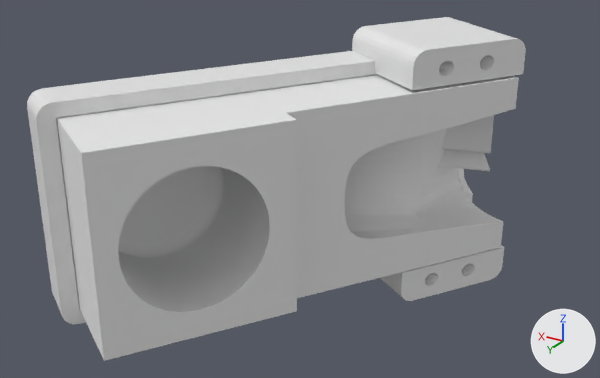
A saved change to the Blender file BlenderFiles/RightHand/BrunelRightThumb.blend.
Both versions are drawn from a 50 mm lens placed at (-41.4, 189.1, 65.6), pointed at (38.5, 55.8, -1.0). Arrows for +X, +Y and +Z are at lower right; the lights stay in place.

The older version as bpy lines, for what is in view:
```python
ob_mould = bpy.data.objects.new('MOULD', me_plane_015)
ob_mould.location = (47.5, 59.7, 1.0)
ob_mould.rotation_euler = (1.571, 0.0, 0.994)  # degrees (90, 0, 57)
ob_mould_base = bpy.data.objects.new('MOULD Base', me_plane_012)
ob_mould_base.location = (50.5, 58.4, 1.0)
ob_mould_base.rotation_euler = (1.571, 0.0, 0.994)  # degrees (90, 0, 57)
ob_plane_005 = bpy.data.objects.new('Plane.005', me_plane_011)
ob_plane_005.location = (15.6, 43.7, 1.0)
ob_plane_005.rotation_euler = (1.571, 0.0, 0.994)  # degrees (90, 0, 57)
```
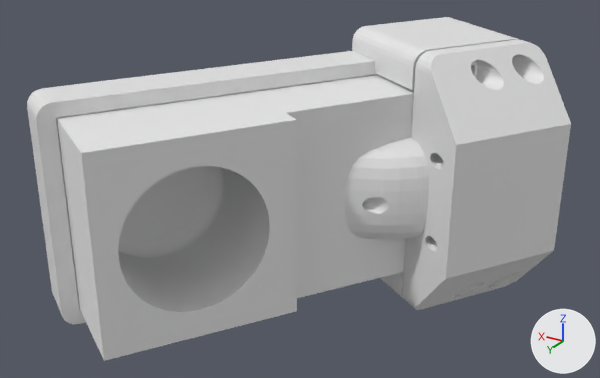
Diff of the bpy script that builds the scene:
```diff
--- a/BlenderFiles/RightHand/BrunelRightThumb.blend.py
+++ b/BlenderFiles/RightHand/BrunelRightThumb.blend.py
@@ ob_plane_005 @@
 _m = ob_plane_005.modifiers.new('Boolean.BOOLEAN Riser Channels', 'BOOLEAN')
 _m.solver = 'FLOAT'
-ob_plane_005.hide_viewport = True
```

Boxes [x1, y1, x2, y2] around the edits, measured in the pictures (600 x 378 px):
'Plane.005', shown
    after: [345, 40, 571, 310]
